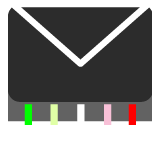
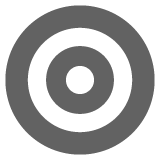
Comparing the layer stacks of the two 160 × 160 images. Changes:
added layer "Vector Smart Object" above "Layer 2" over [5,5,155,155]
painted on "Layer 2" over [8,7,152,125]
